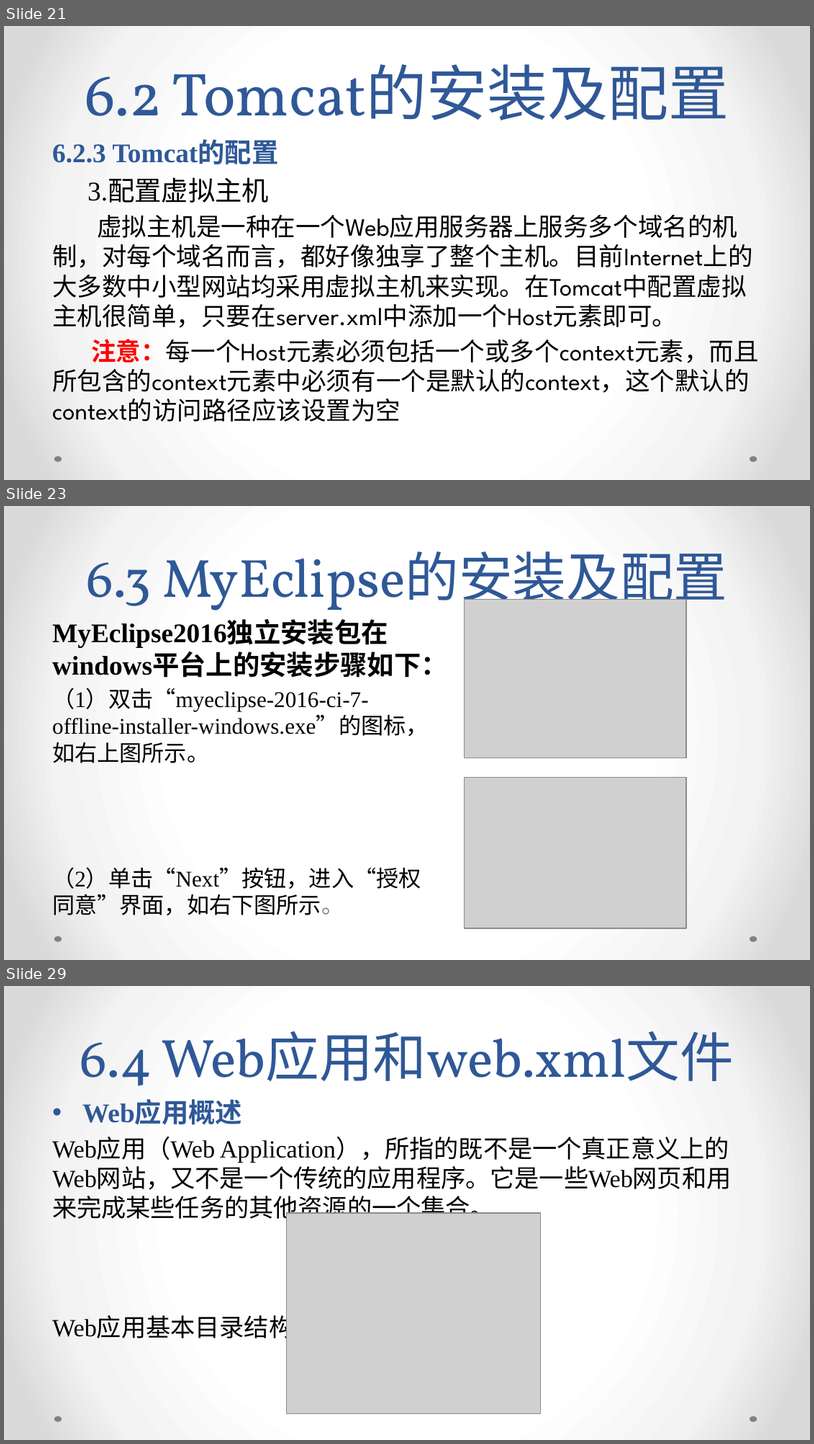
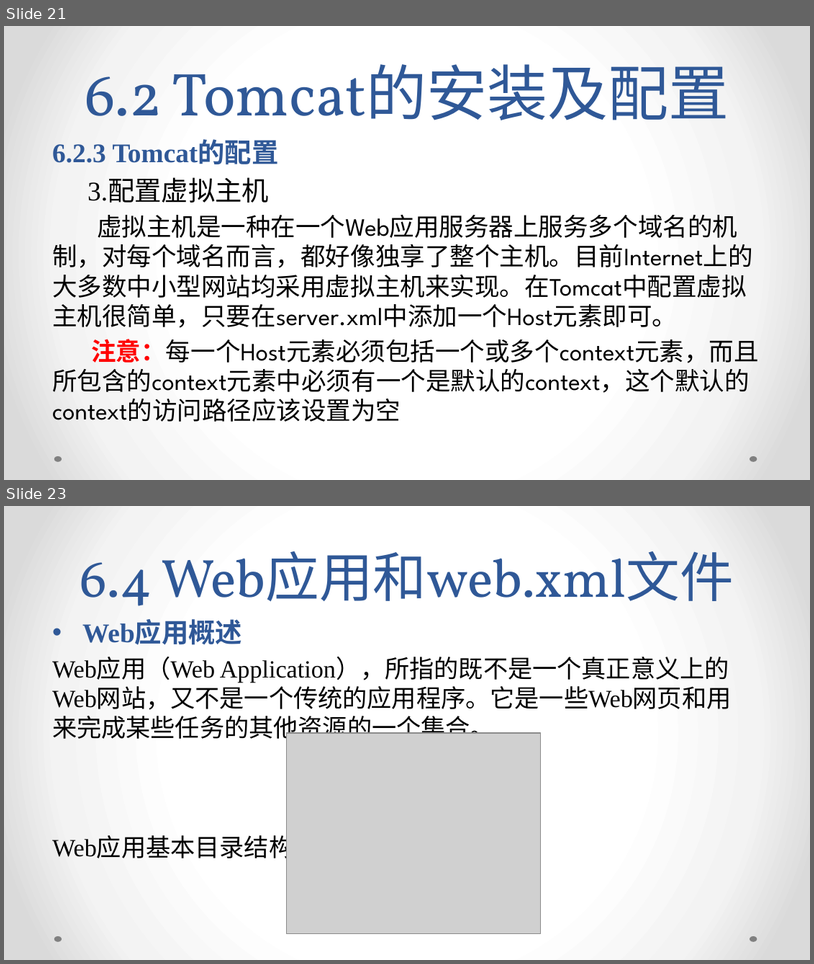
Before and after one commit to xdwenhaoyu/WEB_JSP, a slide deck: JSP PPT/第06章 开发运行环境.pptx. Shown one above the other, each under a label of ours: slides 21, 23 and 29 before the commit, slides 21 and 23 after it; the slides between them are not shown. The pictures are 814x1444 and 814x964 pixels, drawn with LibreOffice and Linux fonts; fonts in the diff are those of the drawing; grey boxes stand for pictures. Boxes give left, top, right and bottom in pixels: in the first picture for what was removed or moved away, otherwise in the second. Text is boxed around its words. In the diff, an @@ line names an element or a change of style, - is before the commit and + after.

```diff
--- a/JSP PPT/第06章 开发运行环境.pptx
+++ b/JSP PPT/第06章 开发运行环境.pptx
@@ slide 23 removed at [4, 506, 810, 960], background gradient #FFFFFF to #F4F4F4 to #DADADA; not listed: 2 template elements that a slide beside it also shows @@
@@ title removed at [86, 551, 728, 620] @@
-6.3 MyEclipse的安装及配置
@@ picture removed at [465, 600, 687, 757] @@
@@ text removed at [52, 687, 428, 915] @@
-MyEclipse2016独立安装包在windows平台上的安装步骤如下：
-（1）双击“myeclipse-2016-ci-7-offline-installer-windows.exe”的图标，如右上图所示。
-（2）单击“Next”按钮，进入“授权同意”界面，如右下图所示。
@@ picture removed at [465, 777, 687, 928] @@
@@ what was slide 29 is now slide 23 @@
```
Also in this commit, not shown: 1 slide changed, 5 other slides removed, 8 other files.
